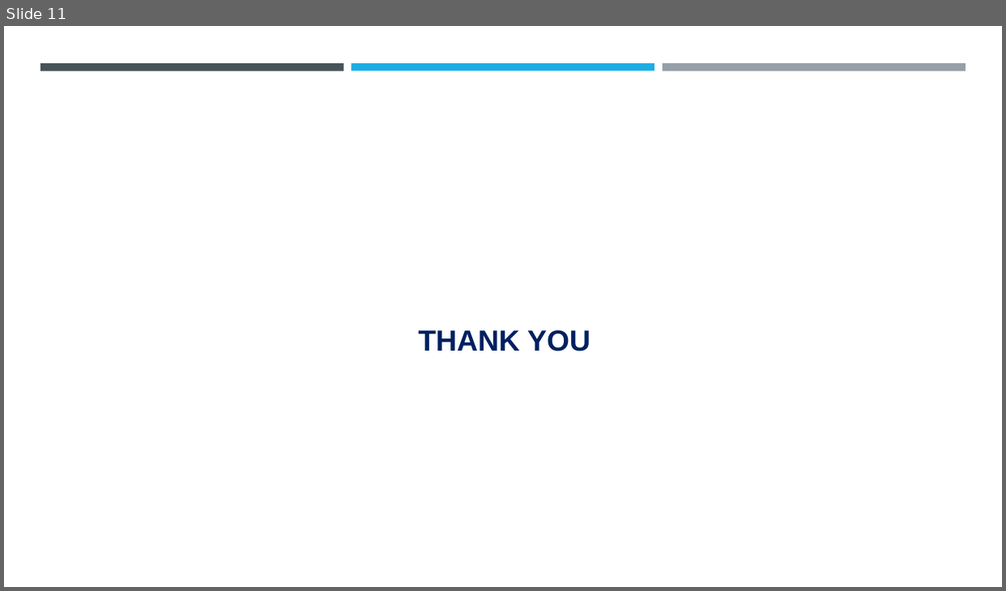
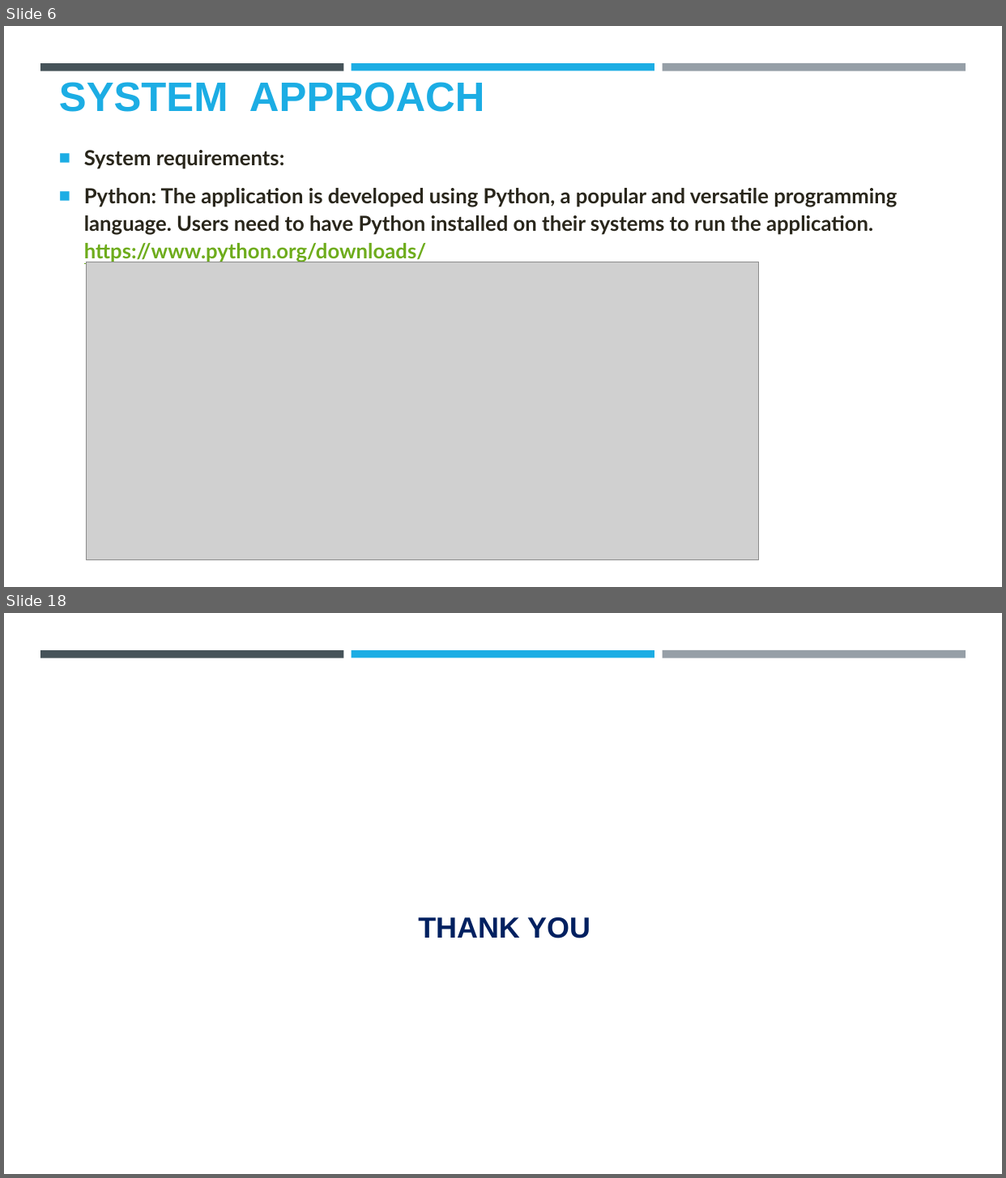
Before and after one commit to Dhayanithi05/ProjectNM, a slide deck: Project.pptx. Shown one above the other, each under a label of ours: slide 11 before the commit, slides 6 and 18 after it; the slides between them are not shown. The pictures are 1006x591 and 1006x1178 pixels, drawn with LibreOffice and Linux fonts; fonts in the diff are those of the drawing; grey boxes stand for pictures; background and template pictures are left out. Boxes give left, top, right and bottom in pixels: in the first picture for what was removed or moved away, otherwise in the second. Text is boxed around its words. In the diff, an @@ line names an element or a change of style, - is before the commit and + after.

```diff
--- a/Project.pptx
+++ b/Project.pptx
@@ slide 6 added at (4, 26, 1002, 587), background #FFFFFF; not listed: 3 template elements that a slide beside it also shows @@
@@ title added at (59, 82, 485, 112), 39.6 pt, text #1CADE4, bold @@
+SYSTEM APPROACH
@@ text added at (84, 150, 897, 263), 20 pt, text #29261B, bold @@
+■ System requirements:
+■ Python: The application is developed using Python, a popular and versatile programming language. Users need to have Python installed on their systems to run the application. https://www.python.org/downloads/
@@ picture added at (87, 262, 760, 560) @@
@@ what was slide 11 is now slide 18 @@
```
Also in this commit, not shown: 4 slides changed, 12 other slides added, 6 slides removed.
